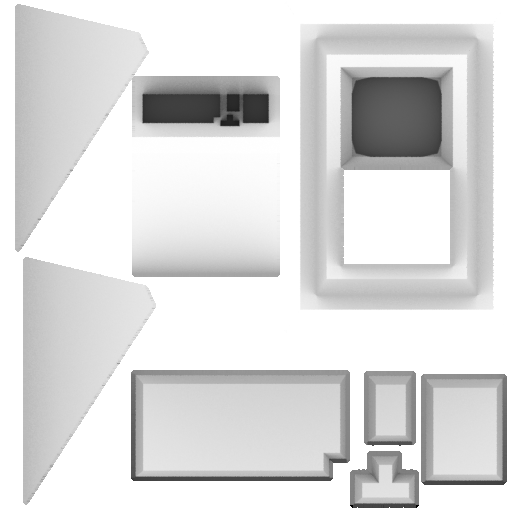
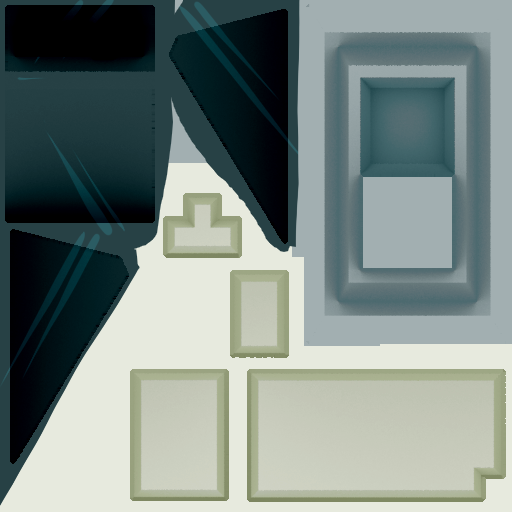
Layers edited between the first and the second (512, 512) image:
added layer "Layer3(2)" (linear burn) above "Layer3" over [90, 185, 512, 512]
added layer "Layer3" (linear burn) above "Layer2" over [0, 0, 512, 512]
renamed "Background" to "Layer4", moved it above "Layer5", painted on it over [0, 0, 512, 512]
added layer "Layer5" above "Layer1" over [0, 0, 512, 346]
renamed "Layer 0" to "Layer1", showed it, painted on it over [0, 0, 512, 512]
added layer "Background" (2nd of 2) over [0, 0, 512, 512]
